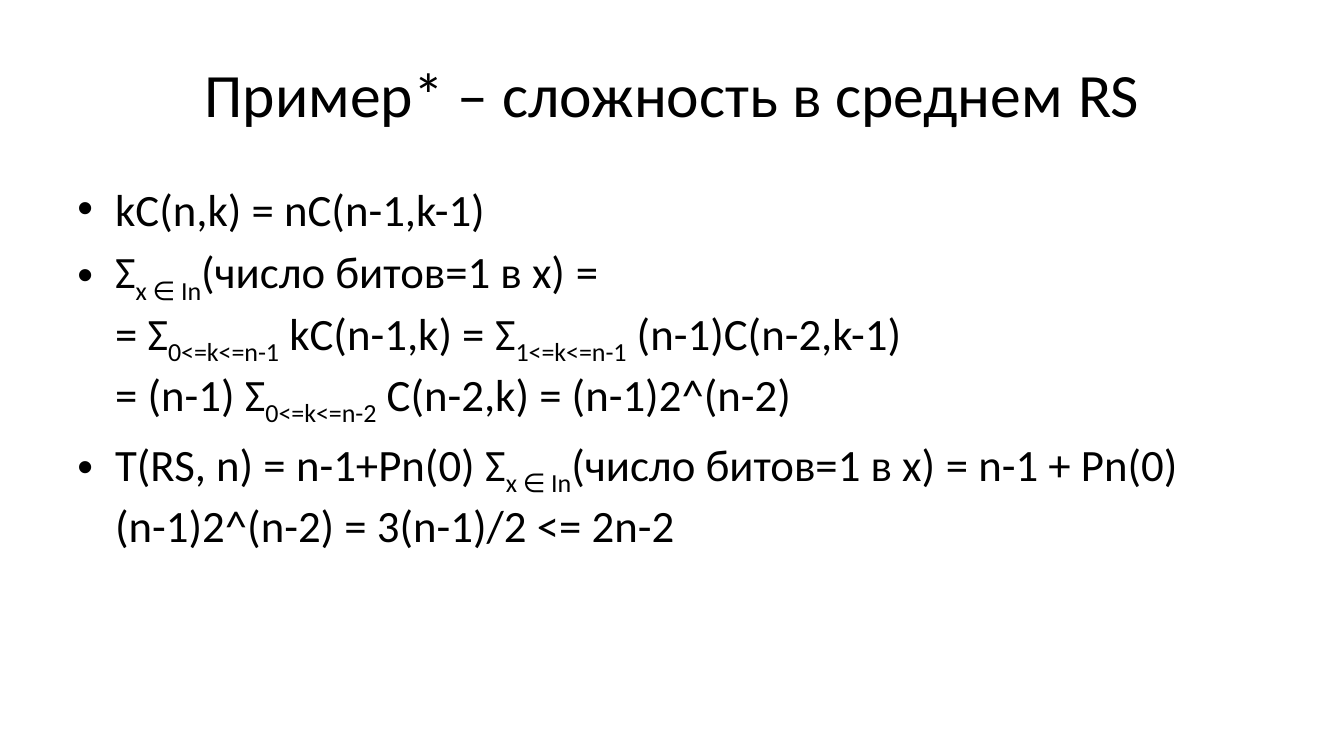
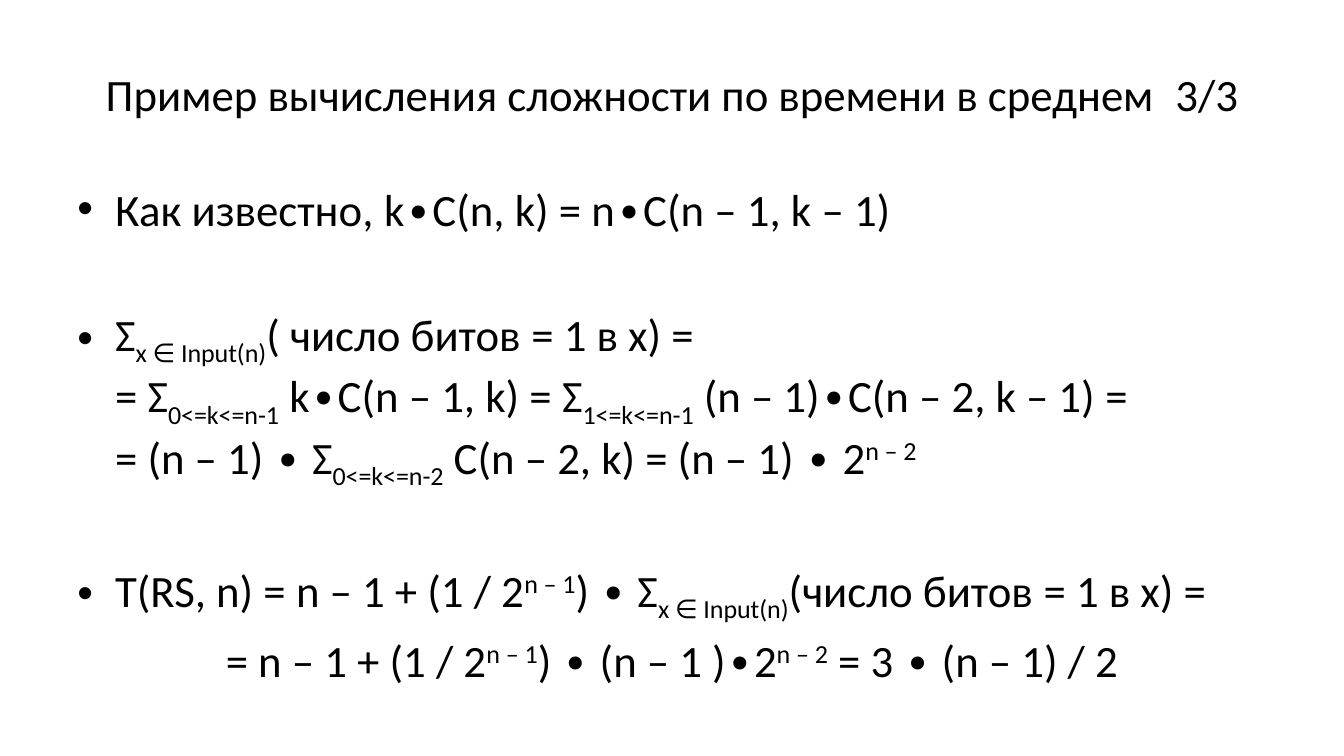
Before and after one commit to Evgueni-Petrov-aka-espetrov/Algorithms-and-Programming-in-C-pptx, a slide deck: slide 14 of 22 Оценка сложности вычислительных алгоритмов.pptx. Drawn at 1344x756 pixels with LibreOffice and Linux fonts; fonts in the diff are those of the drawing. Boxes give left, top, right and bottom in pixels: in the first picture for what was removed or moved away, otherwise in the second. Text is boxed around its words. In the diff, an @@ line names an element or a change of style, - is before the commit and + after.

Commit message:
более последовательное изложение; дерево трасс исполнения в примере про min+max

```diff
--- a/22 Оценка сложности вычислительных алгоритмов.pptx
+++ b/22 Оценка сложности вычислительных алгоритмов.pptx
@@ title at box(106, 80, 1238, 119): text changed; size 44 to 32 pt @@
-Пример* – сложность в среднем RS
+Пример вычисления сложности по времени в среднем 3/3
@@ text at box(115, 193, 1173, 683): text changed @@
-• kC(n,k) = nC(n-1,k-1)
-• Σx ∈ In(число битов=1 в х) =
-  = Σ0<=k<=n-1 kC(n-1,k) = Σ1<=k<=n-1 (n-1)C(n-2,k-1)
-  = (n-1) Σ0<=k<=n-2 C(n-2,k) = (n-1)2^(n-2)
-• T(RS, n) = n-1+Pn(0) Σx ∈ In(число битов=1 в х) = n-1 + Pn(0)(n-1)2^(n-2) = 3(n-1)/2 <= 2n-2
+• Как известно, k∙C(n, k) = n∙C(n – 1, k – 1)
+• Σx ∈ Input(n)( число битов = 1 в х) =
+  = Σ0<=k<=n-1 k∙C(n – 1, k) = Σ1<=k<=n-1 (n – 1)∙C(n – 2, k – 1) =
+  = (n – 1) ∙ Σ0<=k<=n-2 C(n – 2, k) = (n – 1) ∙ 2n – 2
+• T(RS, n) = n – 1 + (1 / 2n – 1) ∙ Σx ∈ Input(n)(число битов = 1 в х) =
+= n – 1 + (1 / 2n – 1) ∙ (n – 1 )∙2n – 2 = 3 ∙ (n – 1) / 2
```
Also in this commit, not shown: 20 other slides changed, 3 slides added, 1 slide removed.
